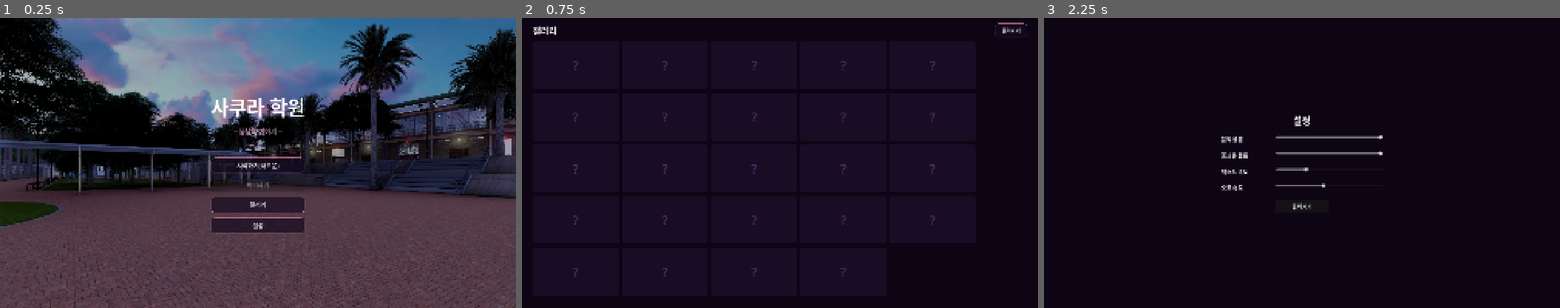
Above: before the commit, frames 1-3 (left to right).
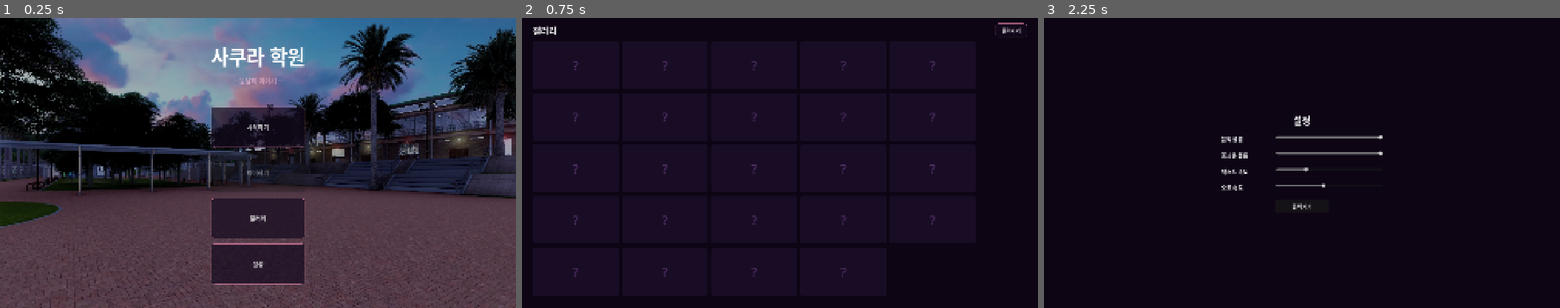
Above: after the commit, the same moments.

Repository: fomula91/godot-m
Game: Godot game, scene res://scenes/title_screen.tscn
Same seed, same stepped clock (60 frames per second), same inputs: the game is played once before the commit and once after it.
Inputs:
- Up to frame 1 (0.25 s): no input
- Up to frame 2 (0.75 s): click "갤러리" at 0.5 s
- Up to frame 3 (2.25 s): click "돌아가기" at 1.25 s; click "설정" at 2 s

The runs differ from the first frame. In frame 1, 5.9% of the frame differs, in the area x 40-60%, y 10-92%; in frame 2, nothing differs; in frame 3, nothing differs.

Commit message:
메뉴 버튼 컴포넌트 uid 재설정

Diff:
--- a/scenes/components/MenuButton.tscn
+++ b/scenes/components/MenuButton.tscn
@@ -1,8 +1,8 @@
-[gd_scene load_steps=2 format=3 uid="uid://menu_button_unique_id"]
+[gd_scene format=3 uid="uid://cs8ka5ly8civy"]
 
-[ext_resource type="Script" path="res://scenes/components/MenuButton.gd" id="1"]
+[ext_resource type="Script" uid="uid://bi10dgervauv4" path="res://scenes/components/MenuButton.gd" id="1"]
 
-[node name="MenuButton" type="Button"]
-custom_minimum_size = Vector2(300, 50)
+[node name="MenuButton" type="Button" unique_id=1473959774]
+custom_minimum_size = Vector2(350, 150)
 theme_override_font_sizes/font_size = 22
 script = ExtResource("1")
--- a/scenes/title_screen.tscn
+++ b/scenes/title_screen.tscn
@@ -84,28 +84,16 @@
 
 [node name="StartBtn" parent="CenterContainer/VBoxContainer" instance=ExtResource("2")]
 layout_mode = 2
-text = "시작하기(새로운)"
+text = "시작하기"
 
-; [node name="StartBtn" type="Button" parent="CenterContainer/VBoxContainer"]
-; layout_mode = 2
-; custom_minimum_size = Vector2(300, 50)
-; text = "시작하기"
-; theme_override_font_sizes/font_size = 22
+[node name="ContinueBtn" parent="CenterContainer/VBoxContainer" instance=ExtResource("2")]
+layout_mode = 2
+text = "이어하기"
 
-[node name="ContinueBtn" type="Button" parent="CenterContainer/VBoxContainer"]
+[node name="GalleryBtn" parent="CenterContainer/VBoxContainer" instance=ExtResource("2")]
 layout_mode = 2
-custom_minimum_size = Vector2(300, 50)
-text = "이어하기"
-theme_override_font_sizes/font_size = 22
+text = "갤러리"
 
-[node name="GalleryBtn" type="Button" parent="CenterContainer/VBoxContainer"]
+[node name="SettingsBtn" parent="CenterContainer/VBoxContainer" instance=ExtResource("2")]
 layout_mode = 2
-custom_minimum_size = Vector2(300, 50)
-text = "갤러리"
-theme_override_font_sizes/font_size = 22
-
-[node name="SettingsBtn" type="Button" parent="CenterContainer/VBoxContainer"]
-layout_mode = 2
-custom_minimum_size = Vector2(300, 50)
 text = "설정"
-theme_override_font_sizes/font_size = 22
